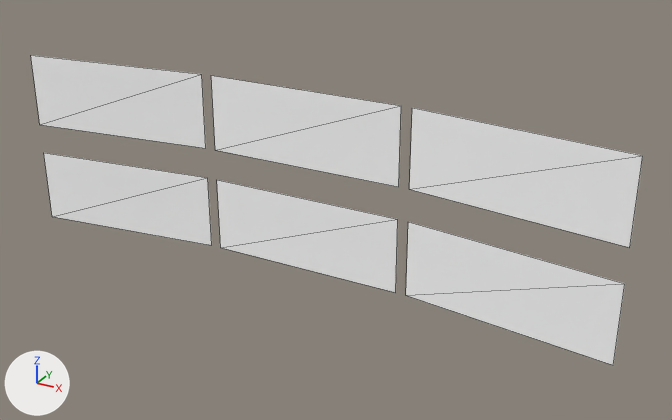
One commit to the glTF model assets/wall.glb: the scene before it, then after it.
One viewpoint serves both versions: a 50 mm camera at (2.01, -3.28, 1.83) aimed at (0.18, 0.05, 0.16). The axes (+X, +Y, +Z) are drawn at lower left. The lights are the same throughout. Mesh edges are drawn as thin lines. Where no turn or scale is listed for an object, it has been applied to the vertices.
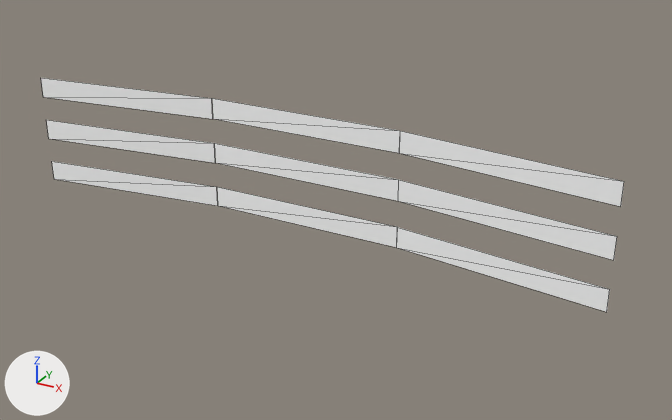
The change, as a diff of the scene's bpy script:
```diff
--- a/assets/wall.glb.py
+++ b/assets/wall.glb.py
@@ mat_f3dlite_material_006 @@
+mat_f3dlite_material_006 = bpy.data.materials.new('f3dlite_material.006')
+mat_f3dlite_material_006.use_nodes = True; mat_f3dlite_material_006.node_tree.nodes.clear()
+_N = mat_f3dlite_material_006.node_tree.nodes; _L = mat_f3dlite_material_006.node_tree.links
+n0 = _N.new('ShaderNodeBsdfPrincipled'); n0.name = 'Principled BSDF'
+n0.inputs[1].default_value = 1.0  # 'Metallic'
+n0.inputs[2].default_value = 1.0  # 'Roughness'
+n1 = _N.new('ShaderNodeOutputMaterial'); n1.name = 'Material Output'
+n2 = _N.new('ShaderNodeVertexColor'); n2.name = 'Color Attribute'
+_L.new(n0.outputs[0], n1.inputs[0])  # 'BSDF' to 'Surface'
+_L.new(n2.outputs[0], n0.inputs[0])  # 'Color' to 'Base Color'
+_L.new(n2.outputs[1], n0.inputs[4])  # 'Alpha' to 'Alpha'
@@ me_plane_033 @@
+me_plane_033.from_pydata([(-0.472, 0.06, -0.049), (0.472, -0.06, -0.049), (-0.472, 0.06, 0.049), (0.472, -0.06, 0.049)], [], [(0, 1, 3), (0, 3, 2)])
+me_plane_033.materials.append(mat_f3dlite_material_005)  # white #ffffff
@@ me_plane_032 @@
+me_plane_032.from_pydata([(-0.472, -0.06, -0.049), (0.472, 0.06, -0.049), (-0.472, -0.06, 0.049), (0.472, 0.06, 0.049)], [], [(0, 1, 3), (0, 3, 2)])
+me_plane_032.materials.append(mat_f3dlite_material_005)  # white #ffffff
@@ ob_plane_001 @@
 ob_plane_001 = bpy.data.objects.new('Plane.001', me_plane_001)
-ob_plane_001.location = (0.0, 0.062, 0.0)
+ob_plane_001.location = (0.0, 0.062, 0.314)
 ob_plane_001.rotation_euler = (1.571, 0.0, 0.0)  # degrees (90, 0, 0)
-ob_plane_001.scale = (0.476, 0.18, 0.719)
+ob_plane_001.scale = (0.476, 0.0495, 0.719)
@@ ob_plane_002 @@
 ob_plane_002 = bpy.data.objects.new('Plane.002', me_plane_002)
-ob_plane_002.location = (1.0, 0.0, 0.0)
+ob_plane_002.location = (0.949, 0.0, 0.314)
 ob_plane_002.rotation_euler = (1.571, 0.0, -0.127)  # degrees (90, 0, -7.3)
-ob_plane_002.scale = (0.476, 0.18, 0.719)
+ob_plane_002.scale = (0.476, 0.0495, 0.719)
@@ ob_plane_003 @@
 ob_plane_003 = bpy.data.objects.new('Plane.003', me_plane_004)
-ob_plane_003.location = (-1.0, 0.0, 0.0)
+ob_plane_003.location = (-0.95, 0.0, 0.314)
 ob_plane_003.rotation_euler = (1.571, 0.0, 0.127)  # degrees (90, 0, 7.3)
-ob_plane_003.scale = (0.476, 0.18, 0.719)
+ob_plane_003.scale = (0.476, 0.0495, 0.719)
@@ ob_plane_004 @@
 ob_plane_004 = bpy.data.objects.new('Plane.004', me_plane_029)
-ob_plane_004.location = (-1.0, 0.0, 0.51)
+ob_plane_004.location = (-0.95, 0.0, 0.532)
 ob_plane_004.rotation_euler = (1.571, 0.0, 0.127)  # degrees (90, 0, 7.3)
-ob_plane_004.scale = (0.476, 0.18, 0.719)
+ob_plane_004.scale = (0.476, 0.0495, 0.719)
@@ ob_plane_005 @@
 ob_plane_005 = bpy.data.objects.new('Plane.005', me_plane_030)
-ob_plane_005.location = (1.0, 0.0, 0.51)
+ob_plane_005.location = (0.949, 0.0, 0.532)
 ob_plane_005.rotation_euler = (1.571, 0.0, -0.127)  # degrees (90, 0, -7.3)
-ob_plane_005.scale = (0.476, 0.18, 0.719)
+ob_plane_005.scale = (0.476, 0.0495, 0.719)
@@ ob_plane_006 @@
 ob_plane_006 = bpy.data.objects.new('Plane.006', me_plane_031)
-ob_plane_006.location = (0.0, 0.062, 0.51)
+ob_plane_006.location = (0.0, 0.062, 0.532)
 ob_plane_006.rotation_euler = (1.571, 0.0, 0.0)  # degrees (90, 0, 0)
-ob_plane_006.scale = (0.476, 0.18, 0.719)
+ob_plane_006.scale = (0.476, 0.0495, 0.719)
@@ ob_plane_009 @@
+ob_plane_009 = bpy.data.objects.new('Plane.009', me_plane_034)  # 4 vertices, 2 faces; spans x -0.476..0.476, y 0.0, z -0.049..0.049
+ob_plane_009.location = (0.0, 0.062, 0.093)
@@ ob_plane_008 @@
+ob_plane_008 = bpy.data.objects.new('Plane.008', me_plane_033)
+ob_plane_008.location = (0.949, 0.0, 0.093)
@@ ob_plane_007 @@
+ob_plane_007 = bpy.data.objects.new('Plane.007', me_plane_032)
+ob_plane_007.location = (-0.95, 0.0, 0.093)
```

Pixel boxes (x1, y1, x2, y2) of what changed, in the pictures (672 x 420 px):
'Plane.002', moved, rescaled (44% shorter): before (406, 222, 625, 365); after (398, 180, 617, 260)
'Plane.005', moved, rescaled (45% shorter): before (410, 108, 643, 247); after (400, 131, 624, 207)
'Plane.001', moved, rescaled (48% shorter): before (217, 180, 398, 292); after (215, 143, 399, 201)
'Plane.006', moved, rescaled (50% shorter): before (211, 76, 401, 187); after (212, 98, 400, 153)
'Plane.003', moved, rescaled (53% shorter): before (44, 153, 212, 245); after (46, 120, 215, 163)
'Plane.004', moved, rescaled (55% shorter): before (31, 55, 206, 148); after (41, 78, 213, 119)
'Plane.008', added: after (397, 227, 610, 312)
'Plane.009', added: after (217, 187, 397, 247)
'Plane.007', added: after (52, 161, 218, 206)
